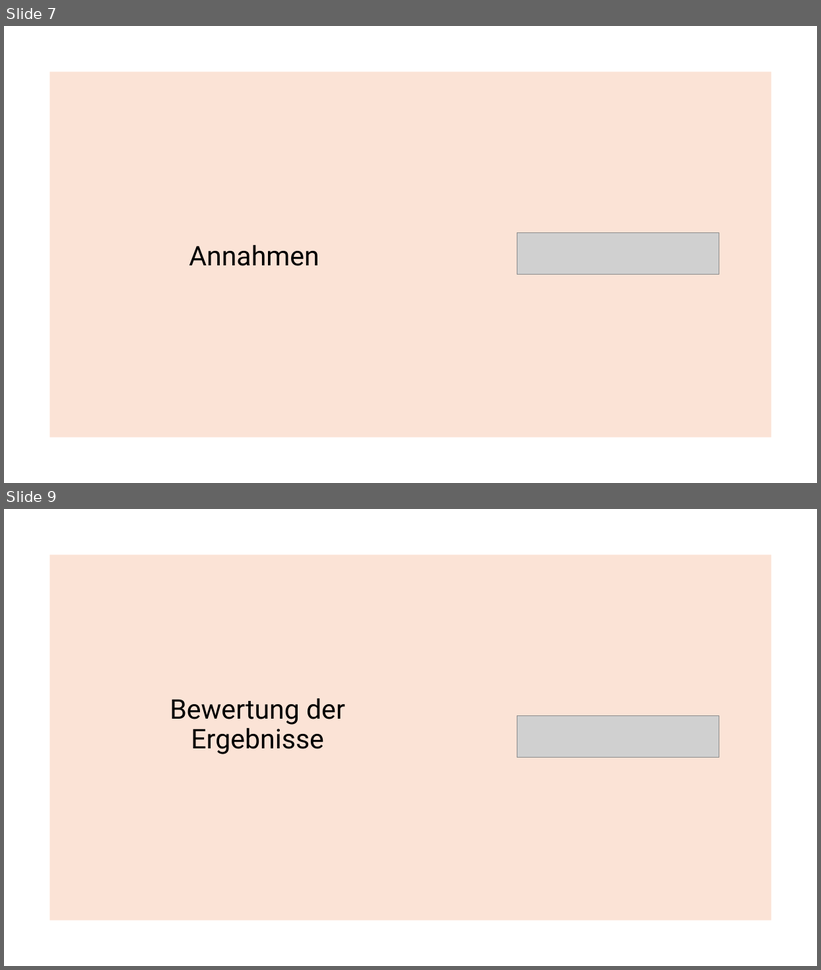
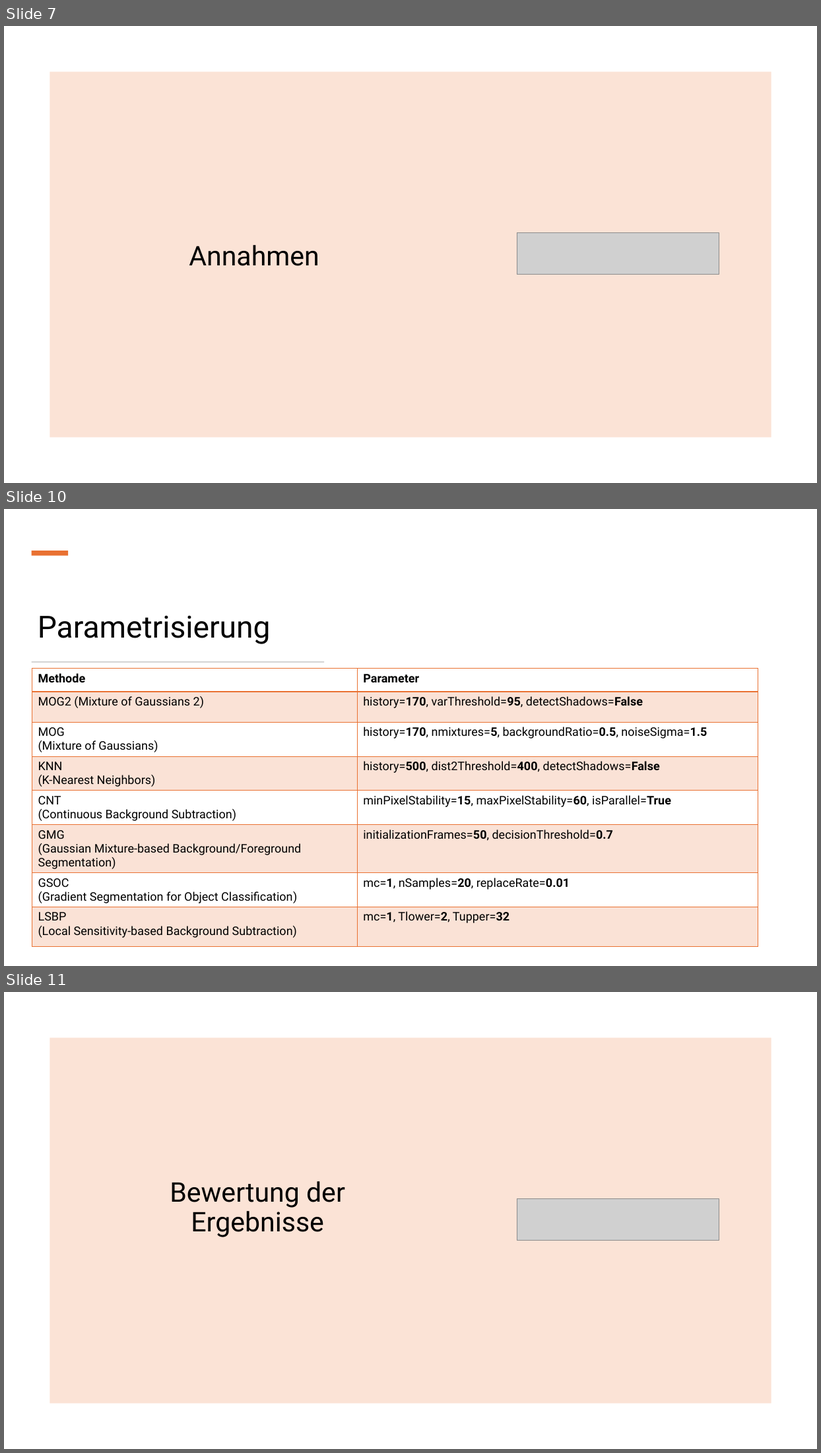
Before and after one commit to IntiGit/ComputerVisionGame, a slide deck: Präsentationen/Meilenstein_2.pptx. Shown one above the other, each under a label of ours: slides 7 and 9 before the commit, slides 7, 10 and 11 after it; the slides between them are not shown. The pictures are 821x970 and 821x1453 pixels, drawn with LibreOffice and Linux fonts; fonts in the diff are those of the drawing; grey boxes stand for pictures. Boxes give left, top, right and bottom in pixels: in the first picture for what was removed or moved away, otherwise in the second. Text is boxed around its words. In the diff, an @@ line names an element or a change of style, - is before the commit and + after.

Commit message:
Anorderungen überarbeitet, neue Folien, Parameter angepasst

```diff
--- a/Präsentationen/Meilenstein_2.pptx
+++ b/Präsentationen/Meilenstein_2.pptx
@@ slide 10 added at bbox=[4, 509, 817, 966], background #FFFFFF @@
@@ rectangle added at bbox=[32, 551, 68, 555], fill #E97132 @@
@@ title added at bbox=[38, 615, 271, 644], 36 pt, text #000000 @@
+Parametrisierung
@@ rectangle added at bbox=[32, 661, 324, 663], fill #D5D5D5 @@
@@ table added at bbox=[32, 669, 758, 949], 8 rows, 2 columns @@
+Methode | Parameter
+MOG2 (Mixture of Gaussians 2) | history=170, varThreshold=95, detectShadows=False
+MOG (Mixture of Gaussians) | history=170, nmixtures=5, backgroundRatio=0.5, noiseSigma=1.5
+KNN (K-Nearest Neighbors) | history=500, dist2Threshold=400, detectShadows=False
+CNT (Continuous Background Subtraction) | minPixelStability=15, maxPixelStability=60, isParallel=True
+GMG (Gaussian Mixture-based Background/Foreground Segmentation) | initializationFrames=50, decisionThreshold=0.7
+GSOC / (Gradient Segmentation for Object Classification) | mc=1, nSamples=20, replaceRate=0.01
+LSBP (Local Sensitivity-based Background Subtraction) | mc=1, Tlower=2, Tupper=32
@@ what was slide 9 is now slide 11 @@
```
Also in this commit, not shown: 4 slides changed, 6 other slides added, 1 other file.
